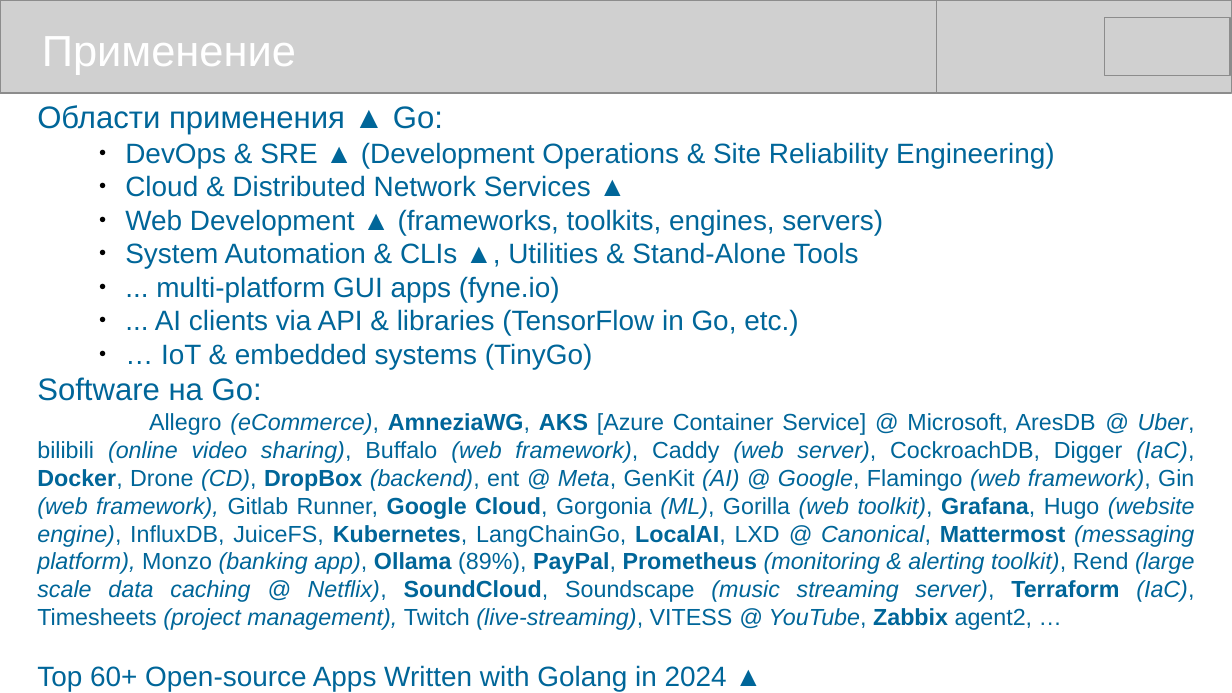
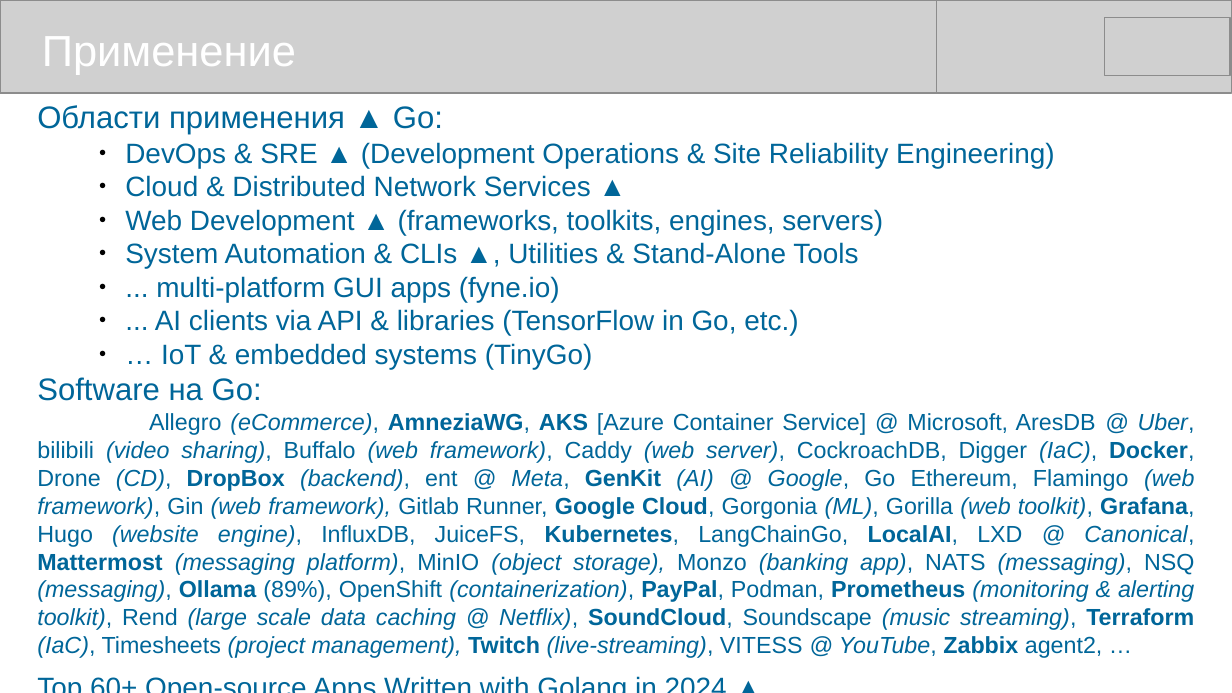
Before and after one commit to mike-shock/Go_language, a slide deck: slide 46 of Go_Preview.odp. Drawn at 1232x693 pixels with LibreOffice and Linux fonts; fonts in the diff are those of the drawing; grey boxes stand for pictures. Boxes give left, top, right and bottom in pixels: in the first picture for what was removed or moved away, otherwise in the second. Text is boxed around its words. In the diff, an @@ line names an element or a change of style, - is before the commit and + after.

```diff
--- a/Go_Preview.odp
+++ b/Go_Preview.odp
@@ text at [37, 413, 1195, 658]: text changed @@
-Allegro (eCommerce), AmneziaWG, AKS [Azure Container Service] @ Microsoft, AresDB @ Uber, bilibili (online video sharing), Buffalo (web framework), Caddy (web server), CockroachDB, Digger (IaC), Docker, Drone (CD), DropBox (backend), ent @ Meta, GenKit (AI) @ Google, Flamingo (web framework), Gin (web framework), Gitlab Runner, Google Cloud, Gorgonia (ML), Gorilla (web toolkit), Grafana, Hugo (website engine), InfluxDB, JuiceFS, Kubernetes, LangChainGo, LocalAI, LXD @ Canonical, Mattermost (messaging platform), Monzo (banking app), Ollama (89%), PayPal, Prometheus (monitoring & alerting toolkit), Rend (large scale data caching @ Netflix), SoundCloud, Soundscape (music streaming server), Terraform (IaC), Timesheets (project management), Twitch (live-streaming), VITESS @ YouTube, Zabbix agent2, …
+Allegro (eCommerce), AmneziaWG, AKS [Azure Container Service] @ Microsoft, AresDB @ Uber, bilibili (video sharing), Buffalo (web framework), Caddy (web server), CockroachDB, Digger (IaC), Docker, Drone (CD), DropBox (backend), ent @ Meta, GenKit (AI) @ Google, Go Ethereum, Flamingo (web framework), Gin (web framework), Gitlab Runner, Google Cloud, Gorgonia (ML), Gorilla (web toolkit), Grafana, Hugo (website engine), InfluxDB, JuiceFS, Kubernetes, LangChainGo, LocalAI, LXD @ Canonical, Mattermost (messaging platform), MinIO (object storage), Monzo (banking app), NATS (messaging), NSQ (messaging), Ollama (89%), OpenShift (containerization), PayPal, Podman, Prometheus (monitoring & alerting toolkit), Rend (large scale data caching @ Netflix), SoundCloud, Soundscape (music streaming), Terraform (IaC), Timesheets (project management), Twitch (live-streaming), VITESS @ YouTube, Zabbix agent2, …
```
Also in this commit, not shown: 1 other file.
